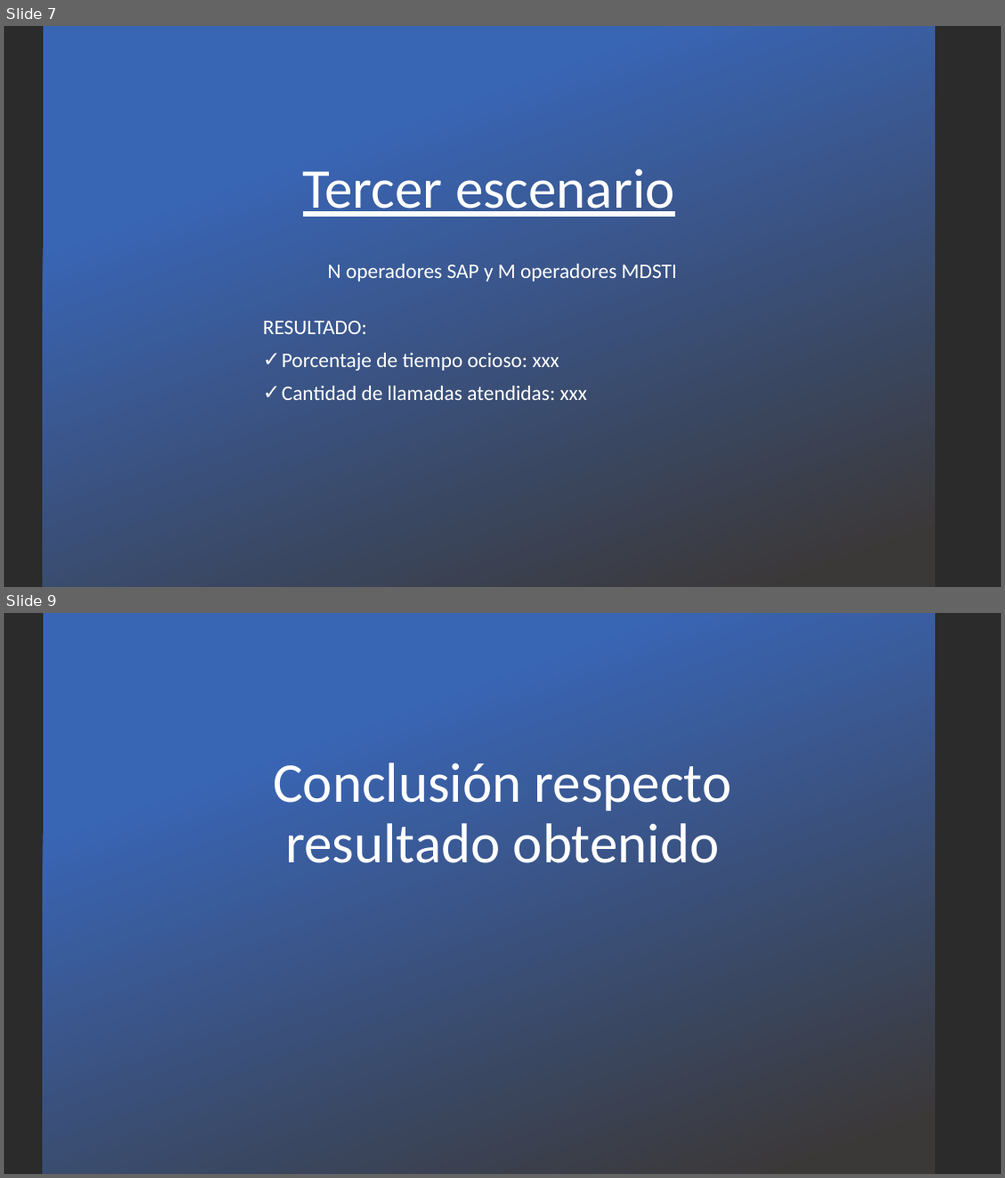
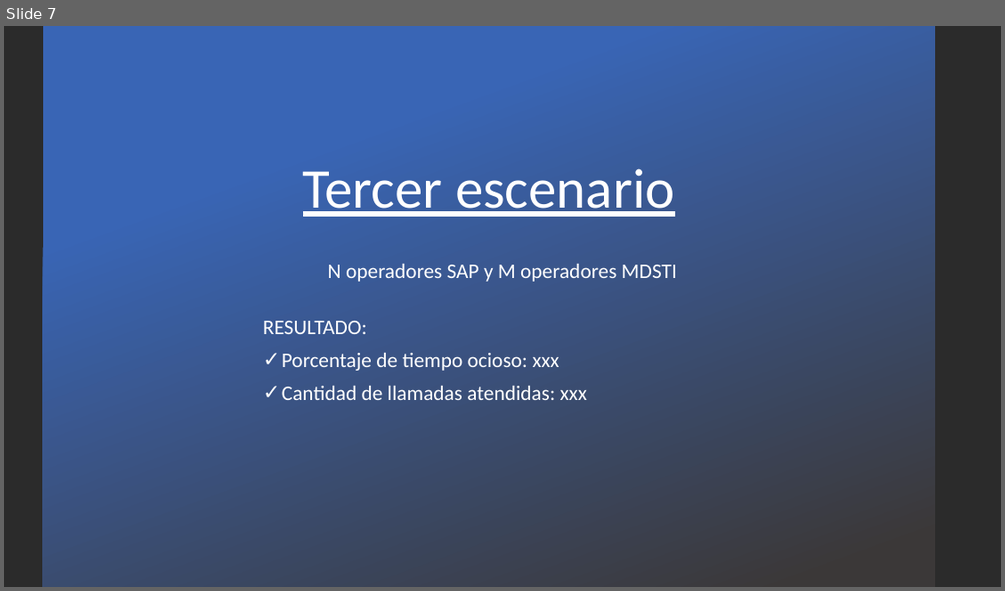
Before and after one commit to ramacal/Simulacion, a slide deck: Simulación/datos Sistema/UTN - Simulacion - Equipo 5 -TP N°6 Picolo.pptx. Shown one above the other, each under a label of ours: slides 7 and 9 before the commit, slide 7 after it; the slides between them are not shown. The pictures are 1005x1178 and 1005x591 pixels, drawn with LibreOffice and Linux fonts; fonts in the diff are those of the drawing; background and template pictures are left out; a plain dark background stands for a picture behind light text. Boxes give left, top, right and bottom in pixels: in the first picture for what was removed or moved away, otherwise in the second. Text is boxed around its words. In the diff, an @@ line names an element or a change of style, - is before the commit and + after.

```diff
--- a/Simulación/datos Sistema/UTN - Simulacion - Equipo 5 -TP N°6 Picolo.pptx
+++ b/Simulación/datos Sistema/UTN - Simulacion - Equipo 5 -TP N°6 Picolo.pptx
@@ slide 9 removed at (4,613,1001,1174), background picture (left out) @@
@@ rectangle removed at (43,613,935,1174) @@
@@ title removed at (273,763,732,863) @@
-Conclusión respecto resultado obtenido
```
Also in this commit, not shown: 2 slides added, 1 other slide removed.
